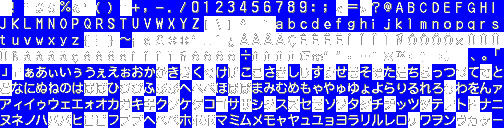
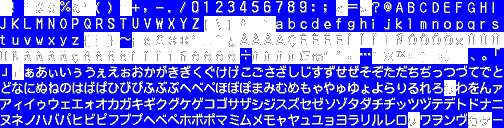
Layers edited between the first and the second 504px x 128px image:
added layer "(han)dakuten" above "letters" over [8, 65, 491, 117]
painted on "letters" over [0, 53, 490, 126]
painted on "bg" over [0, 48, 492, 128]
